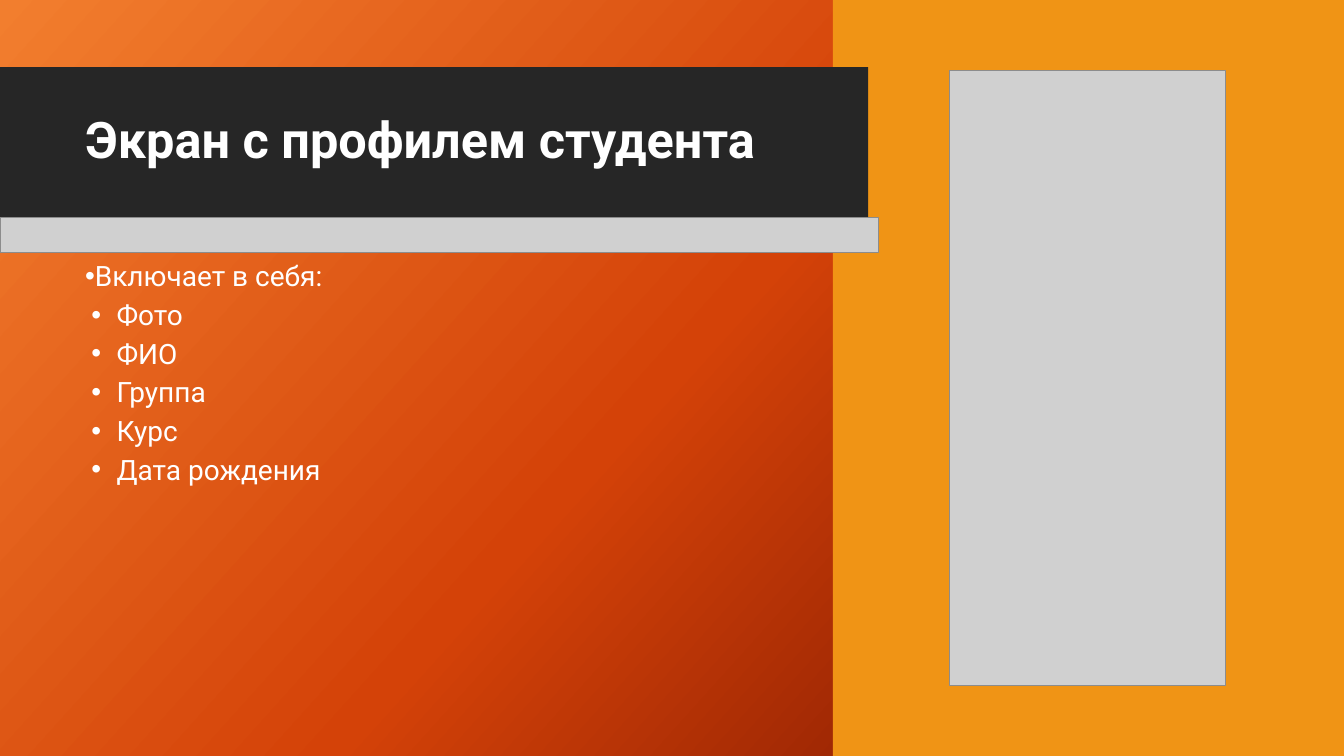
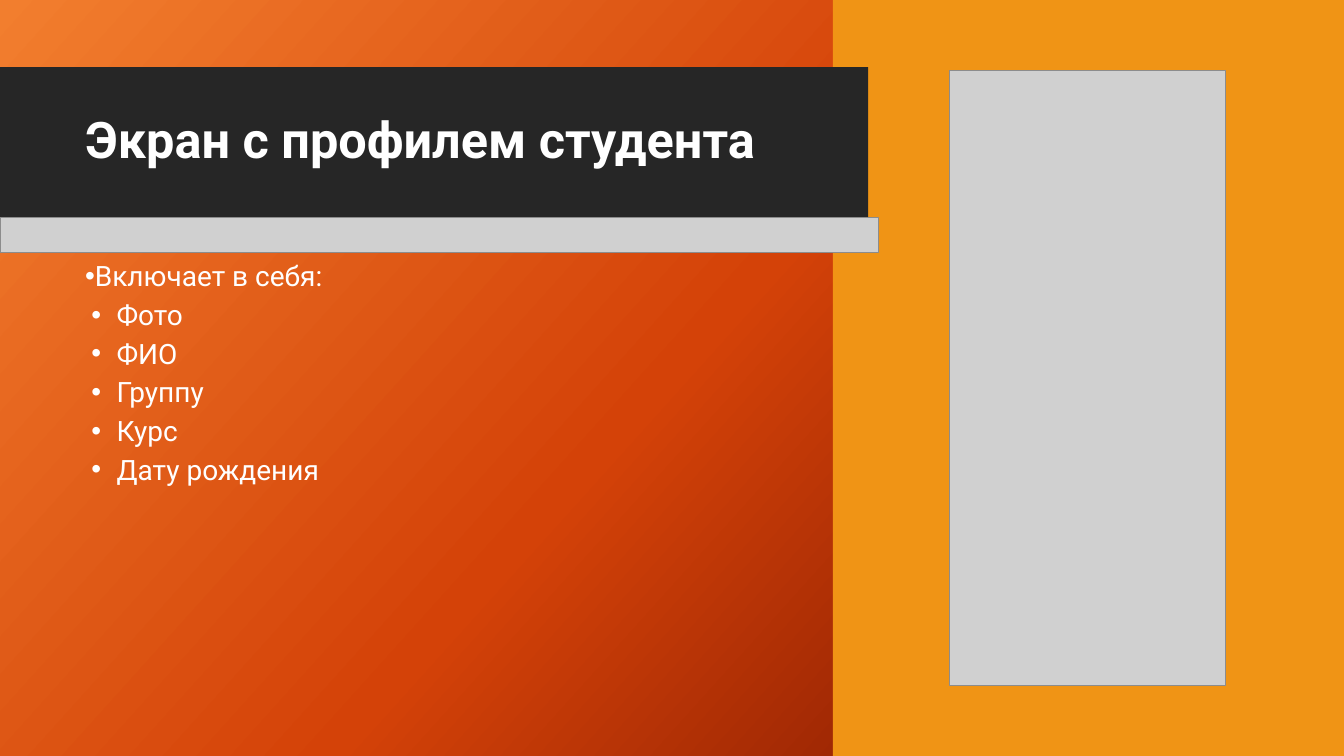
Before and after one commit to GRIZZLY1111/UP_7, a slide deck: slide 12 of Презентация_Up_7.pptx. Drawn at 1344x756 pixels with LibreOffice and Linux fonts; fonts in the diff are those of the drawing; grey boxes stand for pictures; background and template pictures are left out. Boxes give left, top, right and bottom in pixels: in the first picture for what was removed or moved away, otherwise in the second. Text is boxed around its words. In the diff, an @@ line names an element or a change of style, - is before the commit and + after.

```diff
--- a/Презентация_Up_7.pptx
+++ b/Презентация_Up_7.pptx
@@ text at (117,382,204,408): text changed @@
-• Группа
+• Группу
@@ text at (117,460,319,486): text changed @@
-• Дата рождения
+• Дату рождения
```
Also in this commit, not shown: 5 other slides changed.
